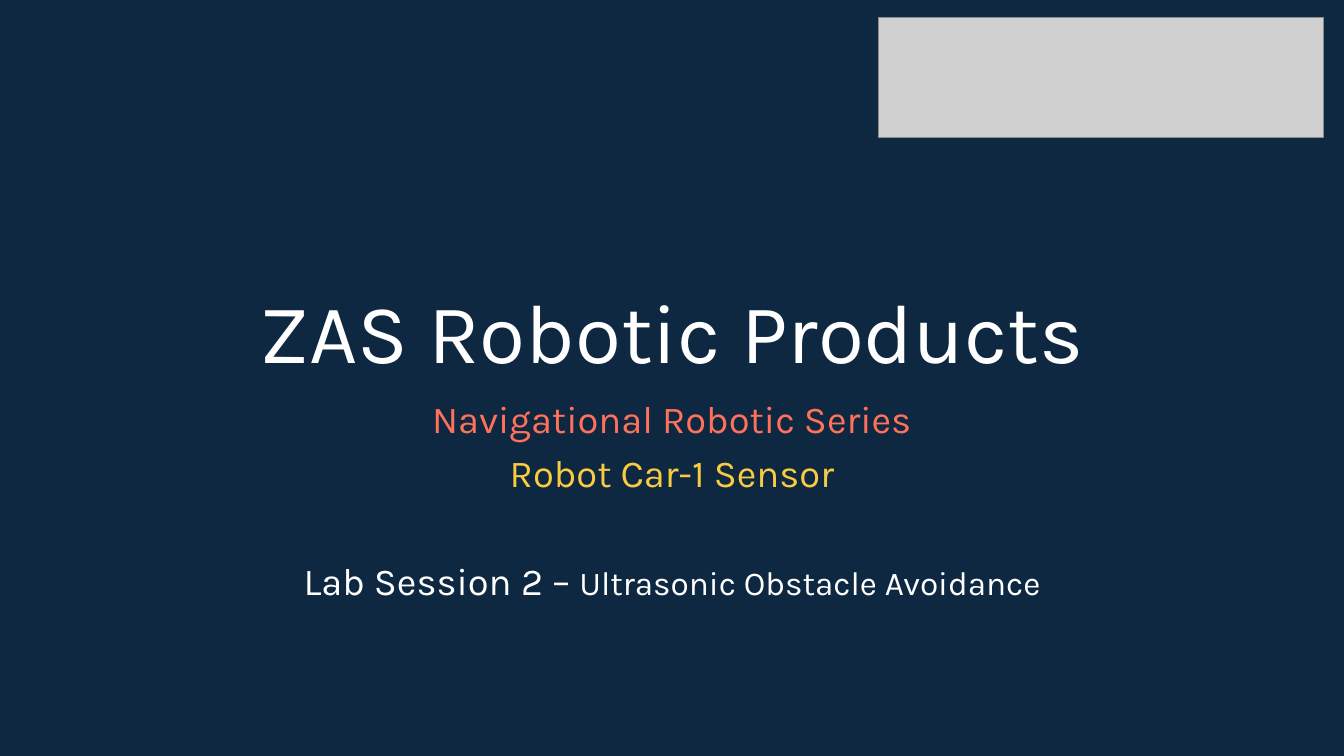
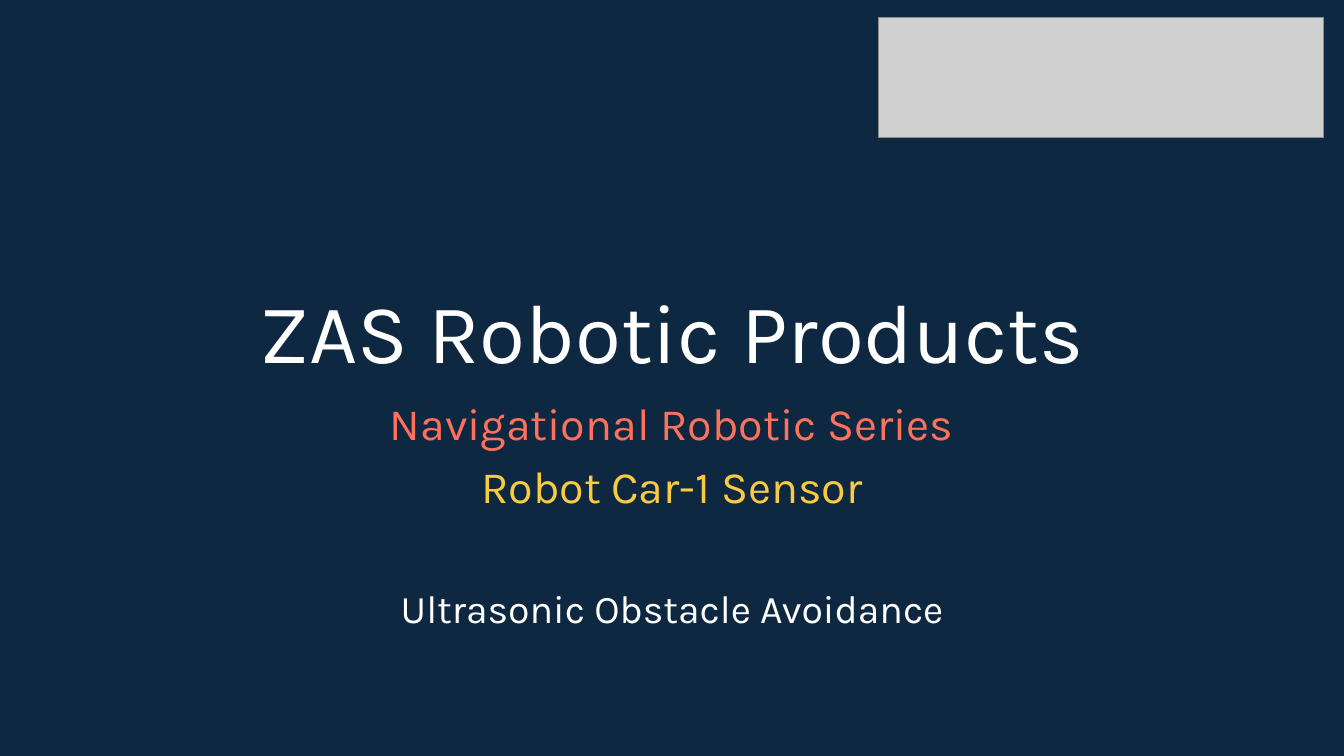
Before and after one commit to info-zas/zas-robotics-car-1-sensors, a slide deck: slide 1 of 01_FoundationProjects/10_Car-1_UltraSound_Obstacle_Avoidanace/10_Car-1_UltraSound_Obstacle_Avoidanace.pptx. Drawn at 1344x756 pixels with LibreOffice and Linux fonts; fonts in the diff are those of the drawing; grey boxes stand for pictures. Boxes give left, top, right and bottom in pixels: in the first picture for what was removed or moved away, otherwise in the second. Text is boxed around its words. In the diff, an @@ line names an element or a change of style, - is before the commit and + after.

Commit message:
01_Car_Basic_movements.pptx 10_Car-1_UltraSound_Obstacle_Avoidanace.pptx

```diff
--- a/01_FoundationProjects/10_Car-1_UltraSound_Obstacle_Avoidanace/10_Car-1_UltraSound_Obstacle_Avoidanace.pptx
+++ b/01_FoundationProjects/10_Car-1_UltraSound_Obstacle_Avoidanace/10_Car-1_UltraSound_Obstacle_Avoidanace.pptx
@@ subtitle at (390,409,953,504): size 27.2 to 32 pt in "Navigational Robotic Series", "Robot Car-1 Sensor"; line spacing 0.87 to 0.9 @@
@@ subtitle at (401,596,943,624): text changed; size 23.8 to 28 pt @@
-Lab Session 2 – Ultrasonic Obstacle Avoidance
+Ultrasonic Obstacle Avoidance
```
Also in this commit, not shown: 12 other slides changed.
